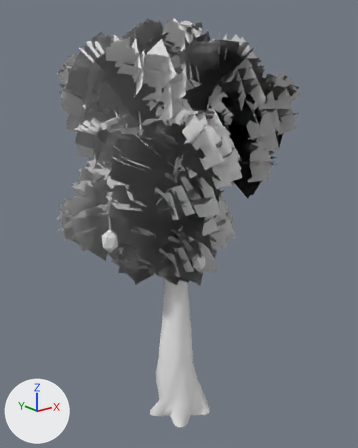
Two versions of the FBX model Nevrian Glow/Assets/Art/Environment/tree_bg/Models/qt/env_tree_bg_qt_twisted_5.fbx, one commit apart.
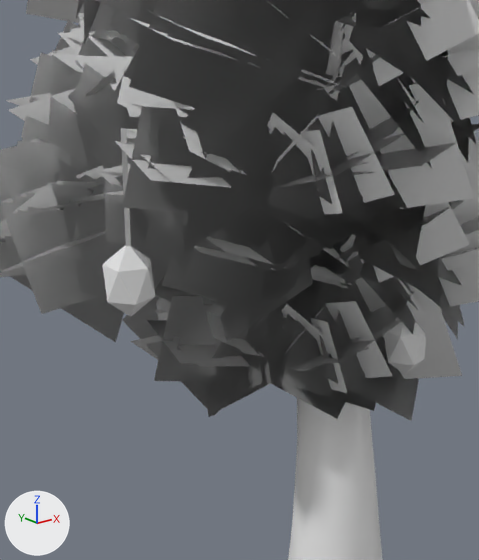
There are two pictures of each version: one whole from a 50 mm camera at (-11.81, -15.79, 13.97) aimed at (0.74, -0.1, 7.69), one close up on the part from 19% to 62% of the width and 34% to 74% of the height. The axes (+X, +Y, +Z) are drawn at lower left. The lights are the same throughout. The older version's two pictures come first. Where no turn or scale is listed for an object, it has been applied to the vertices.

The older version as bpy lines, for what is in view:
```python
me_env_tree_bg_qt_twisted_5 = bpy.data.meshes.new('env_tree_bg_qt_twisted_5')
me_env_tree_bg_qt_twisted_5.from_pydata(...)  # 9948 vertices, 5667 faces; spans x -4.2..5.3, y -4.6..4.8, z 0.0..15.7
# faces by material slot: [3956, 1511, 200]
me_env_tree_bg_qt_twisted_5.materials.append(mat_trunk)  # white #e7e7e7
me_env_tree_bg_qt_twisted_5.materials.append(mat_leaf)  # white #e7e7e7
me_env_tree_bg_qt_twisted_5.materials.append(mat_glow)  # white #e7e7e7
ob_env_tree_bg_qt_twisted_5 = bpy.data.objects.new('env_tree_bg_qt_twisted_5', me_env_tree_bg_qt_twisted_5)
ob_env_tree_bg_qt_twisted_5.location = (0.0, 0.0, 0.0)
```
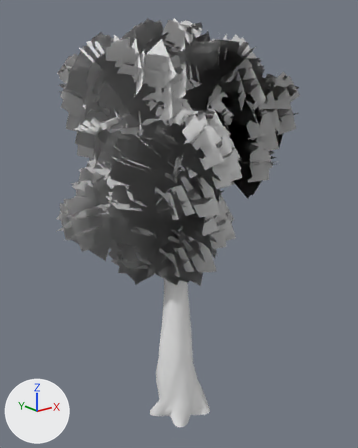
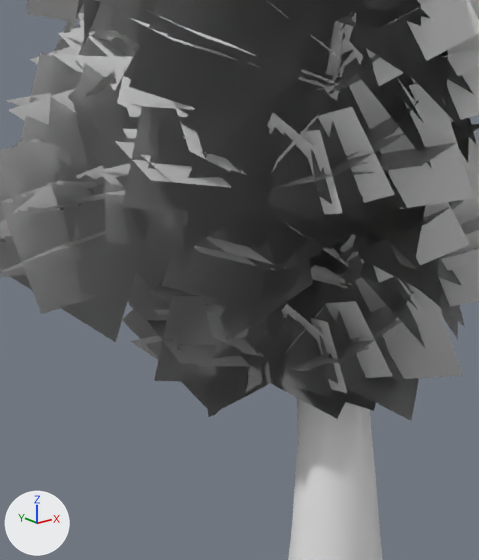
Changed parts and their boxes [x1, y1, x2, y2] in the close-ups (479 x 560 px):
part 1 of me_env_tree_bg_qt_twisted_5, deleted (mostly hidden): before [102, 128, 426, 374]

The change, as a list of edits to the scene's bpy script:
```text
Add mat_husk:
    mat_husk = principled_material('Husk')
    mat_husk.base_color = (0.8, 0.8, 0.8)  # white #e7e7e7
Change me_env_tree_bg_qt_twisted_5:
    used by ob_env_tree_bg_qt_twisted_5; location = (0.0, 0.0, 0.0)
    remove me_env_tree_bg_qt_twisted_5.from_pydata(...)  # 9948 vertices, 5667 faces; spans x -4.2..5.3, y -4.6..4.8, z 0.0..15.7
    add me_env_tree_bg_qt_twisted_5.from_pydata(...)  # 15188 vertices, 9627 faces; spans x -4.2..5.3, y -4.6..4.8, z 0.0..15.7
    me_env_tree_bg_qt_twisted_5 part 1: 15 loose pieces with 150 vertices, spanning x -3.4..2.3, y -2.3..2.4, z 4.6..9.8, are deleted
    other edits to the shape of me_env_tree_bg_qt_twisted_5 do not show in these pictures
    add me_env_tree_bg_qt_twisted_5.materials.append(mat_husk)  # white #e7e7e7
```
